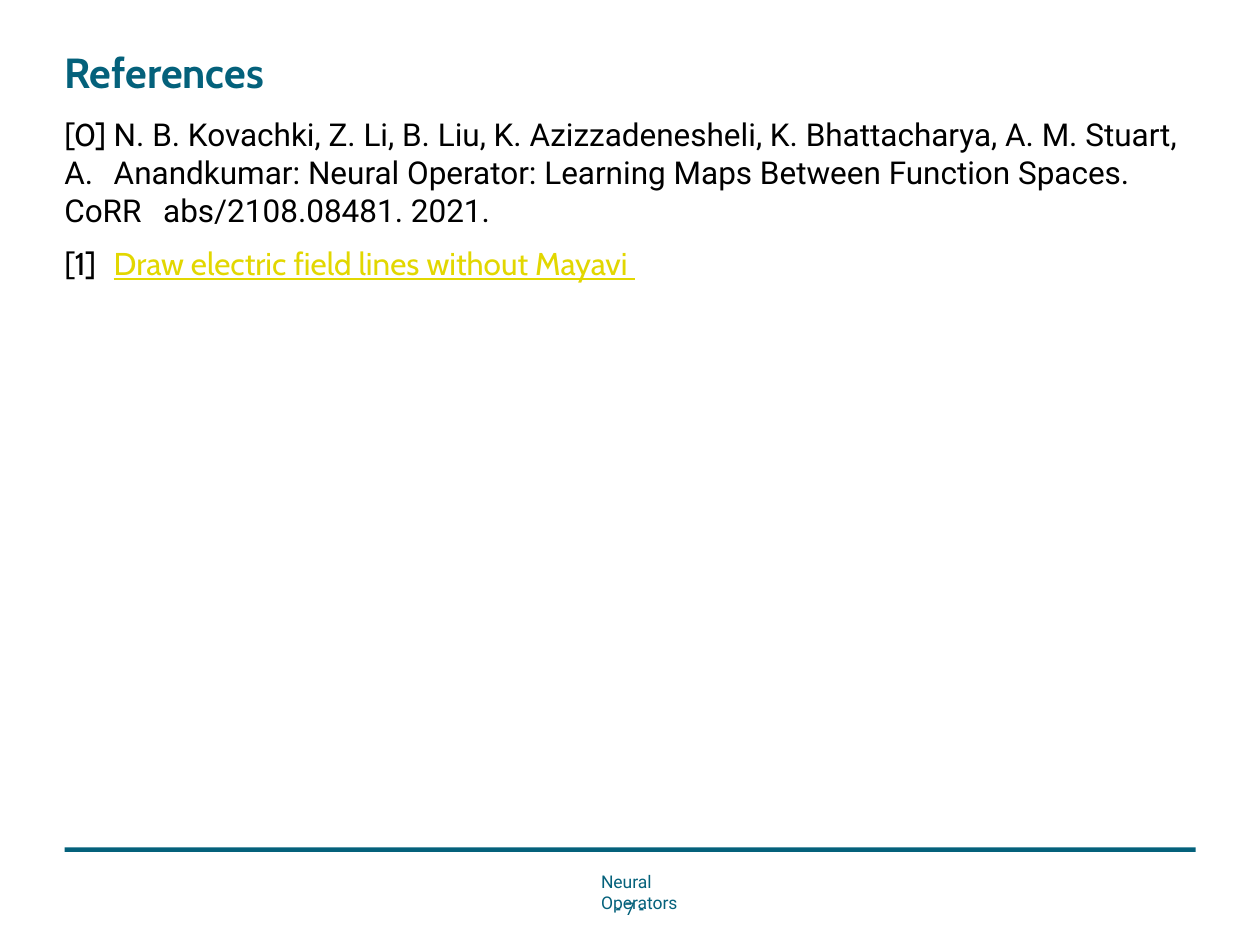
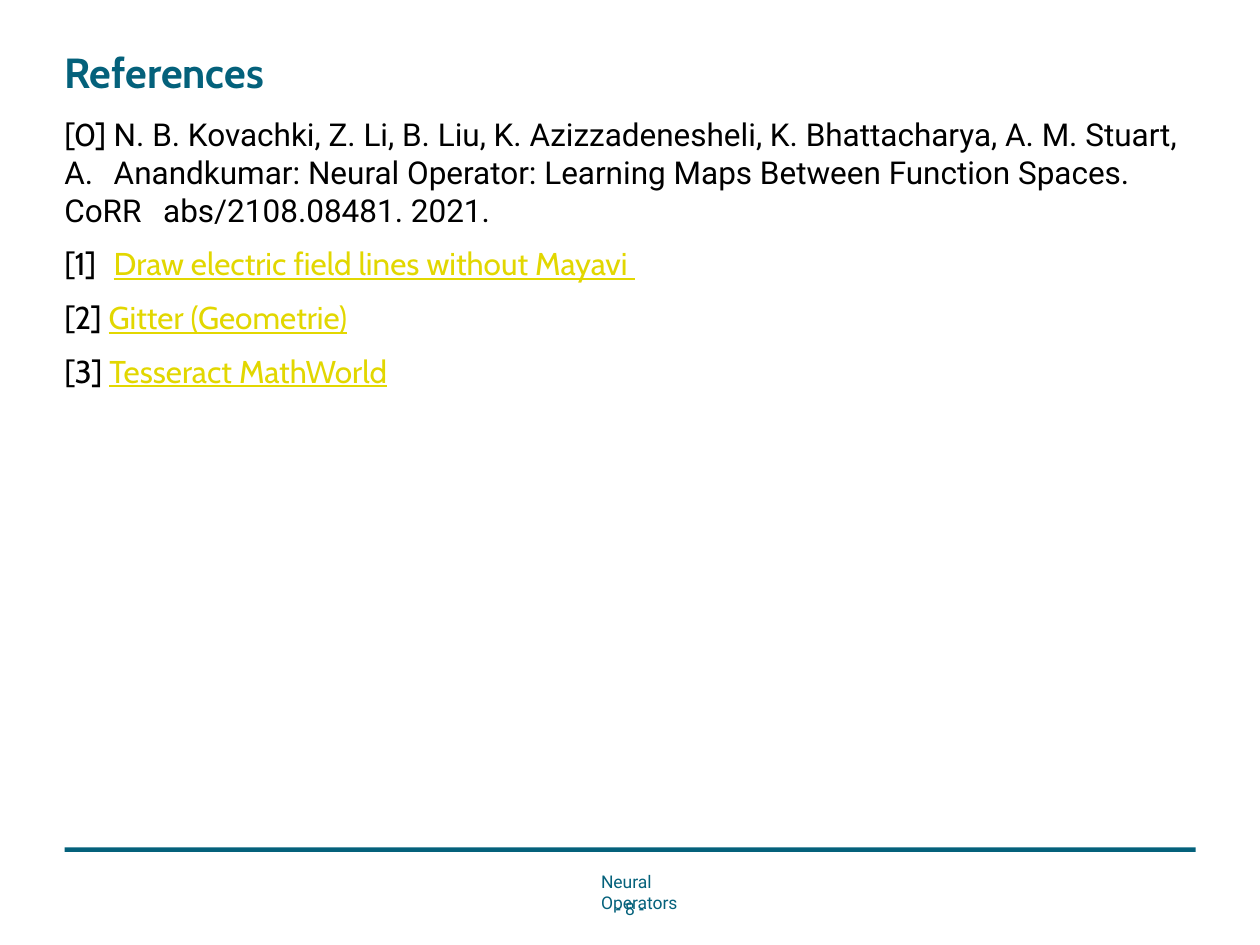
Before and after one commit to Nerrror/NeuralOperator, a slide deck: slide 8 of NeuralOperator.pptx (slide 7 before the commit). Drawn at 1260x945 pixels with LibreOffice and Linux fonts; fonts in the diff are those of the drawing; background and template pictures are left out. Boxes give left, top, right and bottom in pixels: in the first picture for what was removed or moved away, otherwise in the second. Text is boxed around its words. In the diff, an @@ line names an element or a change of style, - is before the commit and + after.

```diff
--- a/NeuralOperator.pptx
+++ b/NeuralOperator.pptx
@@ text at bbox=[64, 305, 387, 388]: paragraphs added @@
+[2] Gitter (Geometrie)
+[3] Tesseract MathWorld
@@ page number at bbox=[625, 899, 635, 920]: text changed @@
-- 7 -
+- 8 -
```
Also in this commit, not shown: 3 other slides changed, 1 slide added.
